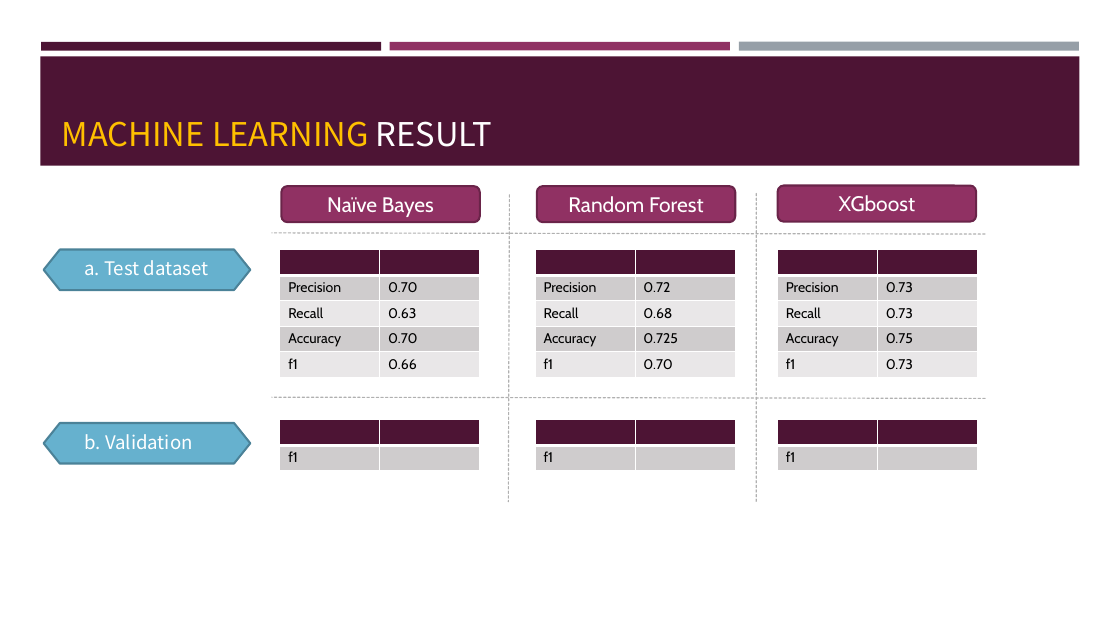
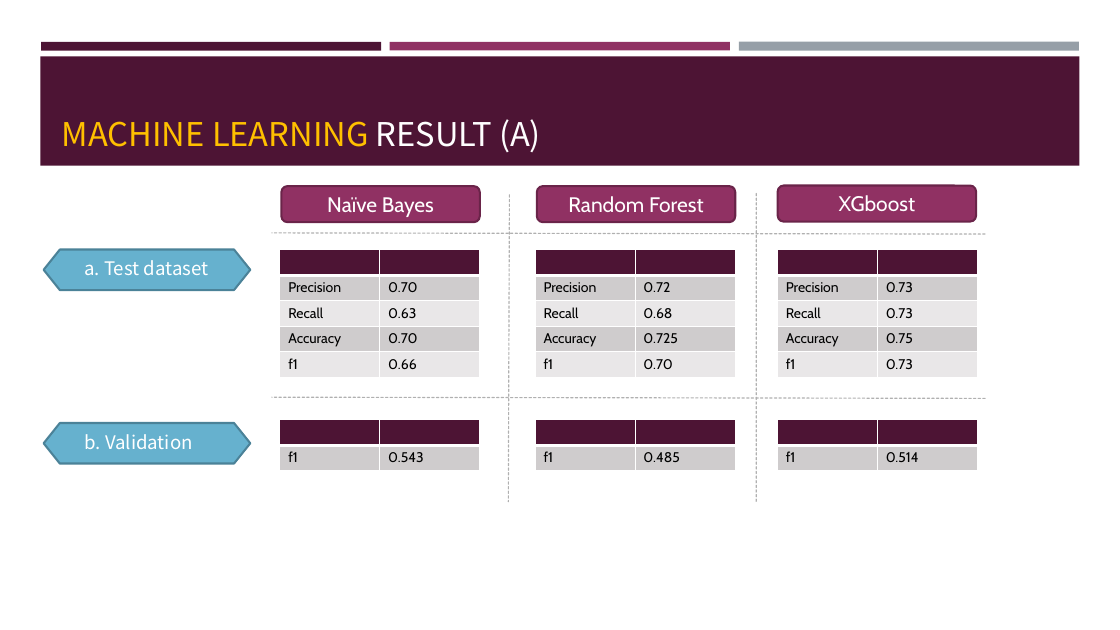
Before and after one commit to frankye1000/NYCU-DigitalMedicine, a slide deck: slide 15 of Case_Presentation_1/ppt/case1.pptx. Drawn at 1120x630 pixels with LibreOffice and Linux fonts; fonts in the diff are those of the drawing. Boxes give left, top, right and bottom in pixels: in the first picture for what was removed or moved away, otherwise in the second. Text is boxed around its words. In the diff, an @@ line names an element or a change of style, - is before the commit and + after.

Commit message:
add ppt progress to 95%

```diff
--- a/Case_Presentation_1/ppt/case1.pptx
+++ b/Case_Presentation_1/ppt/case1.pptx
@@ title at (62, 119, 541, 152): text changed @@
-MACHINE LEARNING RESULT
+MACHINE LEARNING RESULT (A)
@@ table at (280, 419, 480, 470) @@
-row 2, column 2: 
+row 2, column 2: 0.543
@@ table at (535, 419, 735, 470) @@
-row 2, column 2: 
+row 2, column 2: 0.485
@@ table at (778, 419, 978, 470) @@
-row 2, column 2: 
+row 2, column 2: 0.514
```
Also in this commit, not shown: 2 other slides changed, 2 slides added, 1 slide removed, 4 other files.
